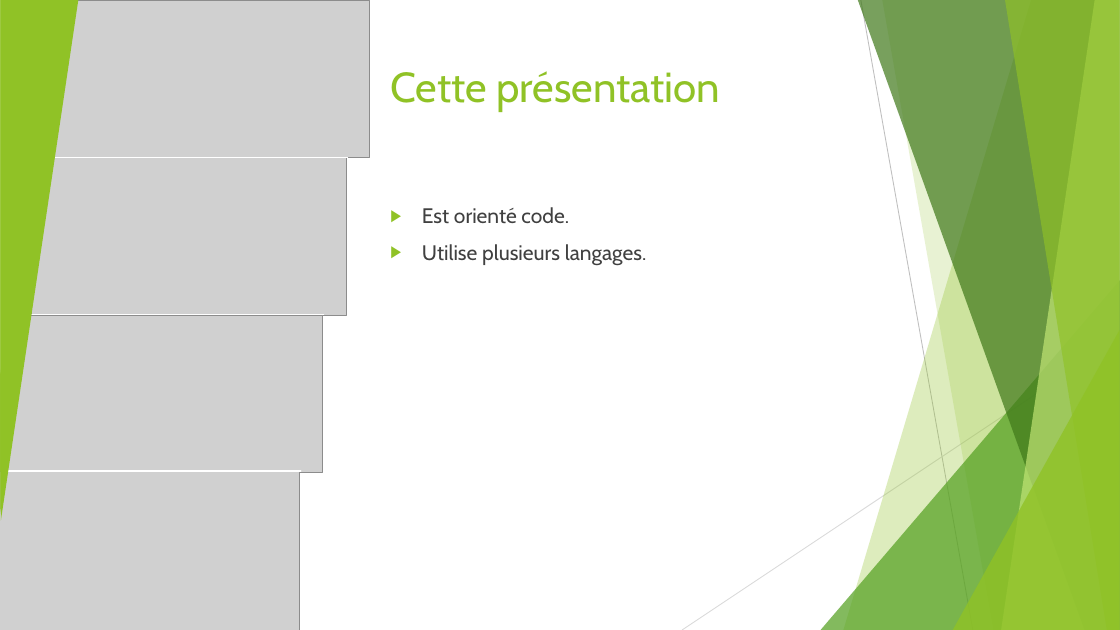
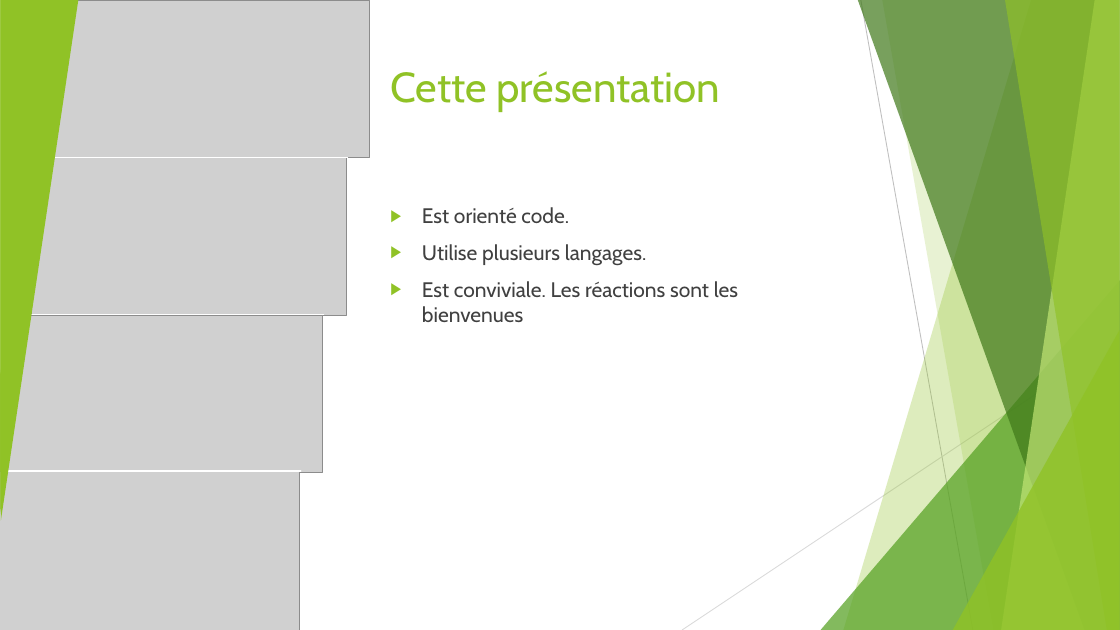
Before and after one commit to worming004/SimpleIsNotEasy, a slide deck: slide 3 of PPT/Easy != Simple.pptx. Drawn at 1120x630 pixels with LibreOffice and Linux fonts; fonts in the diff are those of the drawing; grey boxes stand for pictures. Boxes give left, top, right and bottom in pixels: in the first picture for what was removed or moved away, otherwise in the second. Text is boxed around its words. In the diff, an @@ line names an element or a change of style, - is before the commit and + after.

```diff
--- a/PPT/Easy != Simple.pptx
+++ b/PPT/Easy != Simple.pptx
@@ text at <box>422,281,738,322</box>: paragraph added @@
+▶ Est conviviale. Les réactions sont les bienvenues
```
Also in this commit, not shown: 11 other slides changed, 8 slides added, 15 other files.
